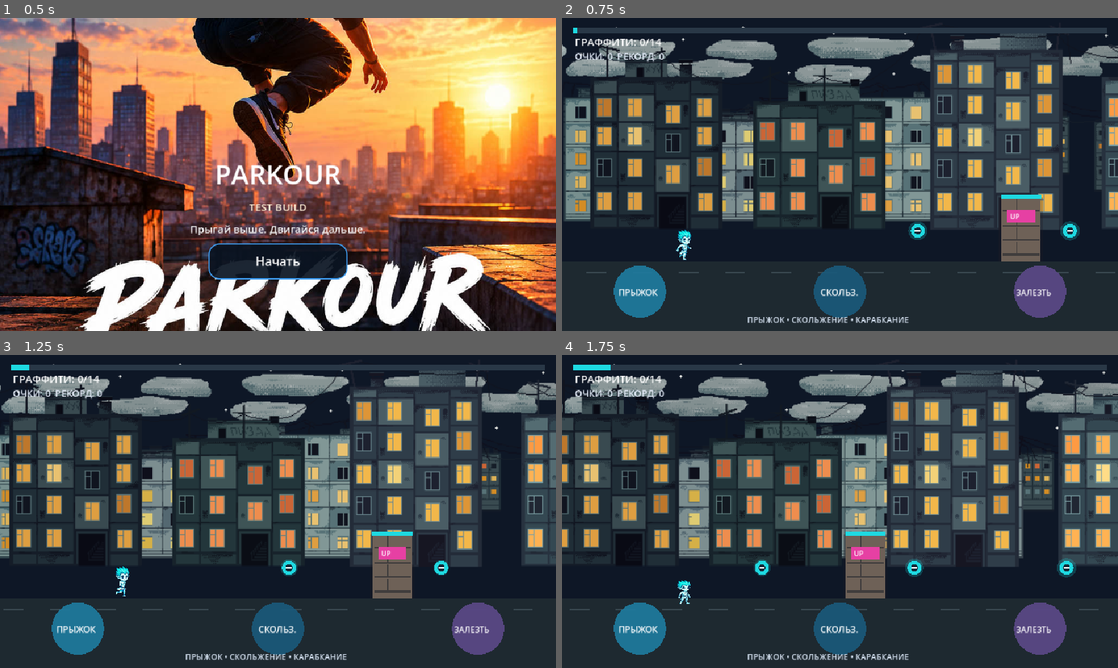
Above: before the commit, frames 1-4 (two rows, left to right).
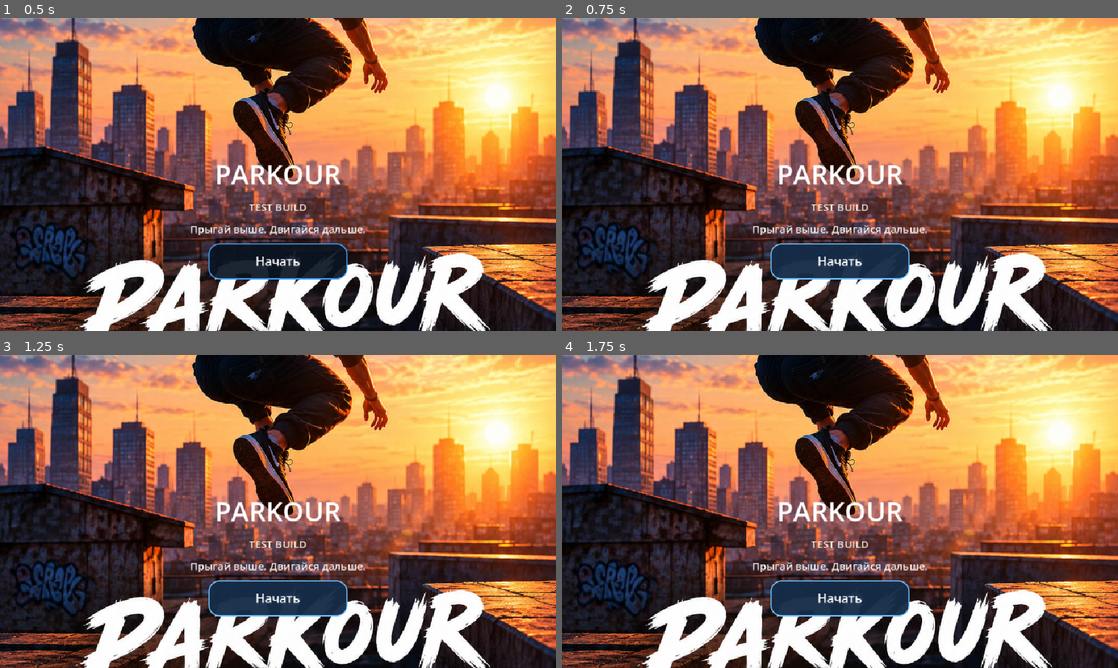
Above: after the commit, the same moments.

Repository: starden-opsv/Parkour
Game: Godot game, scene res://main.tscn
Two runs of this game, one before a commit and one after it. Both use one fixed random seed, a clock stepped at 60 frames per second and the inputs below.
Inputs (mouse positions are in pixels of both pictures, inside the frame that each line leads up to):
- Up to frame 1 (0.5 s): no input
- Up to frame 2 (0.75 s): click "Начать" at 0.5 s
- Up to frame 3 (1.25 s): no input
- Up to frame 4 (1.75 s): click (840, 599) at 1.25 s, where only the run after the commit has a clickable "Начать"

Frame 1 is identical in both runs. In frame 2, 91% of the frame differs, in the area x 0-100%, y 0-100%; in frame 3, 90%; in frame 4, 90%.

Commit message:
Launch wall climb prototype from main menu for testing

Diff:
--- a/main.gd
+++ b/main.gd
@@ -44,4 +44,5 @@
 		start_button.custom_minimum_size.y = 62.0
 
 func _on_start_pressed() -> void:
-	get_tree().change_scene_to_file("res://level_1.tscn")
+	# Temporary test entry point: the main menu opens the wall-climb prototype.
+	get_tree().change_scene_to_file("res://tests/wall_climb_prototype.tscn")
